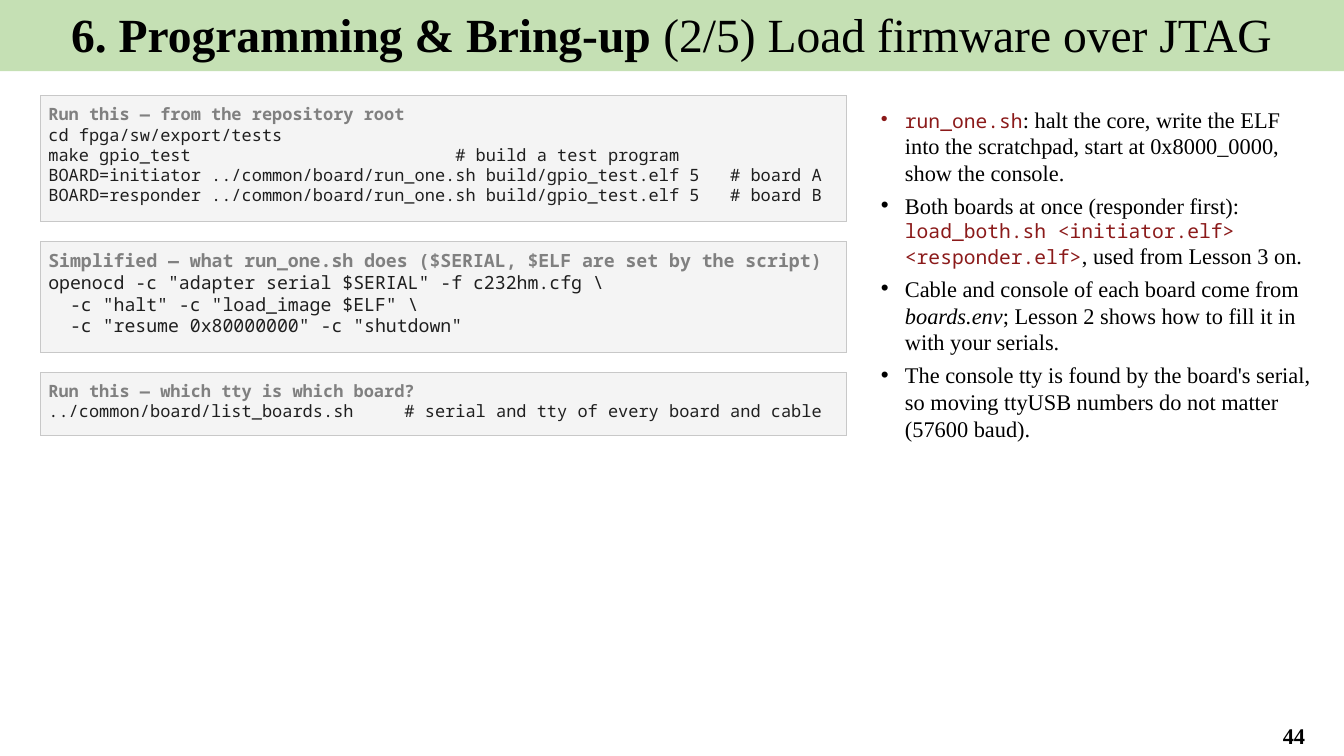
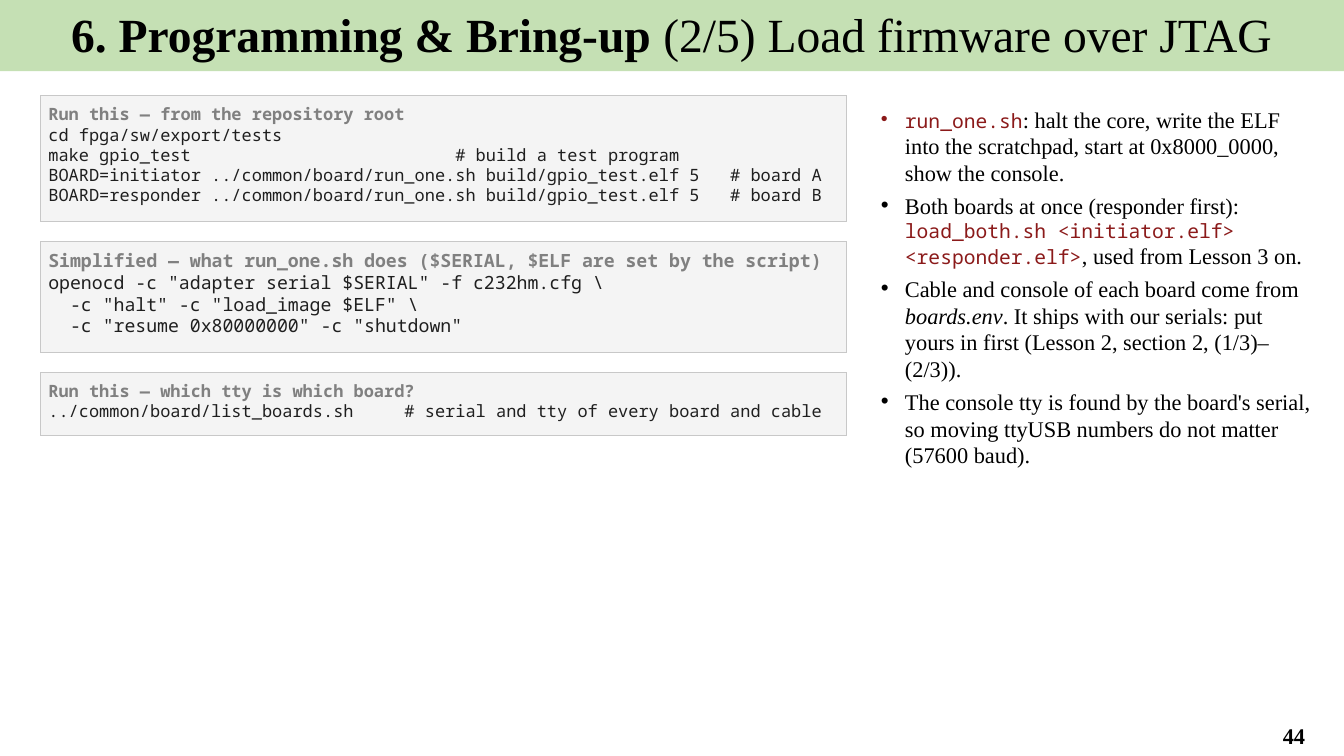
Before and after one commit to Khaiduy/chipyard-edhoc, a slide deck: slide 44 of fpga/sw/export/docs/slides/01_EDHOC_SoC_on_Arty_A7-100T.pptx. Drawn at 1344x756 pixels with LibreOffice and Linux fonts; fonts in the diff are those of the drawing. Boxes give left, top, right and bottom in pixels: in the first picture for what was removed or moved away, otherwise in the second. Text is boxed around its words. In the diff, an @@ line names an element or a change of style, - is before the commit and + after.

Commit message:
docs: fix setup steps found by a copy-paste run
Drop ./scripts/init-fpga.sh (not in Chipyard 1.11); run build-setup.sh
with --skip-marshal --skip-firesim; venv + setuptools<81 for the host
tools; say where each AuthKEM suite builds; boards.env must be edited;
time and disk estimate for route A; fix a section reference.

```diff
--- a/fpga/sw/export/docs/slides/01_EDHOC_SoC_on_Arty_A7-100T.pptx
+++ b/fpga/sw/export/docs/slides/01_EDHOC_SoC_on_Arty_A7-100T.pptx
@@ text at (905,281,1298,382): text changed @@
-• Cable and console of each board come from boards.env; Lesson 2 shows how to fill it in with your serials.
+• Cable and console of each board come from boards.env. It ships with our serials: put yours in first (Lesson 2, section 2, (1/3)–(2/3)).
```
Also in this commit, not shown: 3 other slides changed, 9 other files.
